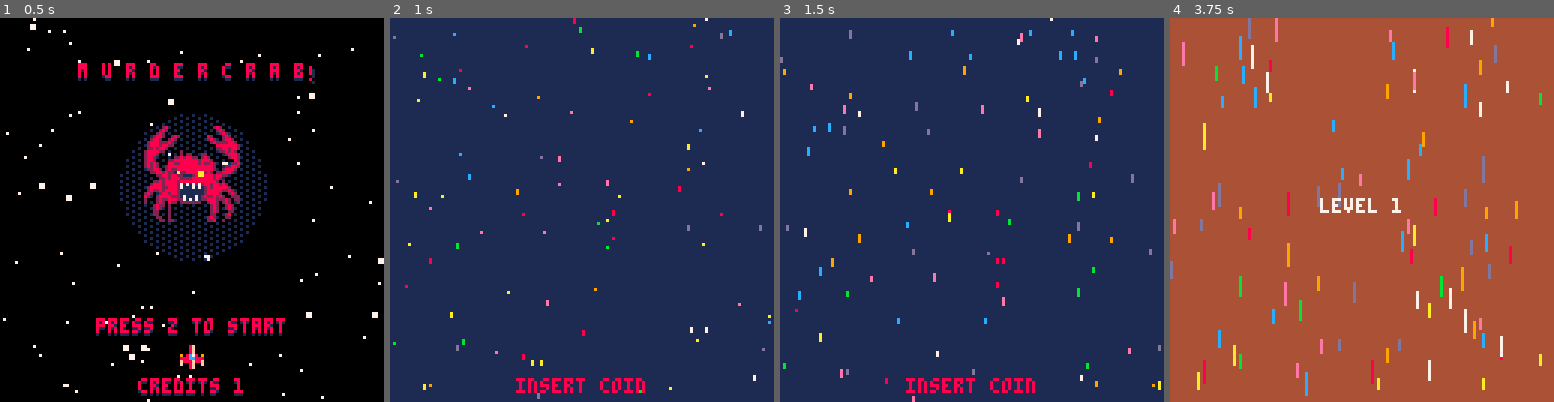
Above: before the commit, frames 1-4 (left to right).
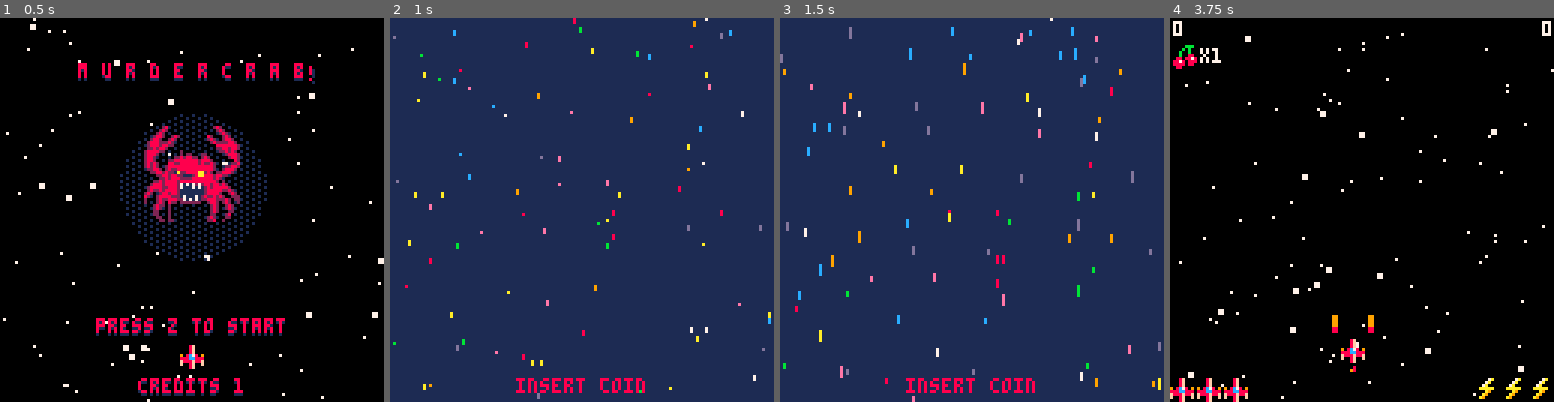
Above: after the commit, the same moments.

Repository: goblindriver/murdercrab
Game: PICO-8 cartridge pico8/murdercrab.p8
The game is run twice, just before and just after one commit, with the same random seed, the same clock (stepped at 60 frames per second) and the same inputs.
Inputs:
- Up to frame 1 (0.5 s): tap X (X key) at 0.33 s
- Up to frame 2 (1 s): tap O (Z key) at 0.7 s
- Up to frame 3 (1.5 s): tap X (X key) at 1.07 s
- Up to frame 4 (3.75 s): hold Right 1.6-2.1 s; tap O (Z key) every 0.4 s from 1.7 to 3.7 s; tap X (X key) at 1.85, 2.97 s; hold Up 2.15-2.42 s; hold Right 2.47-3.03 s; hold Left 3.08-3.58 s; hold Down from 3.63 s (still down)

Frame 1 is identical in both runs. In frame 2, 0.1% of the frame differs, in the area x 4-100%, y 0-95%; in frame 3, 0.3%; in frame 4, 100%, in the area x 0-100%, y 0-100%.

Commit message:
fix: continue, name entry, transitions and HUD cleanup (7806 -> 7836 tokens)
- Continue: wreck parked off-screen, spawns paused during the countdown;
  continuing clears bullets, respawns at the start spot, 2s i-frames
- Name entry right at game over when the credit's score qualifies, then
  back to the countdown; A-Z only, readable letters, 0.75s confirm grace,
  30s auto-confirm
- Victory screen auto-exits (records score) after ~20s
- Warp 6s -> 4s and stays dark (no fade to white)
- Final boss clears its bullets on death; title logo pulses pink, not
  navy; coin prompt hidden during live play

Co-Authored-By: Claude Opus 5.5 <noreply@anthropic.com>

Diff:
--- a/pico8/murdercrab.p8
+++ b/pico8/murdercrab.p8
@@ -13,7 +13,7 @@
 game_state, title_timer = "title", 0
 current_level, max_level = 1, 5
 credits = 0
-warp_time, warp_duration = 0, 360
+warp_time, warp_duration = 0, 240
 current_music = -1
 last_entered_initials = {"A", "C", "E"}
 
@@ -54,7 +54,7 @@
 
 function draw_logo(y)
   local pulse = sin(time() * 0.8)
-  local color = pulse > 0.7 and 1 or 8
+  local color = pulse > 0.7 and 14 or 8
   local bounce = pulse * 3
   shadow_text("m u r d e r c r a b", y, color)
   print("!", 103, y + 1 - bounce, 1)
@@ -245,7 +245,8 @@
 function draw_starfield()
   if warp_time > 0 then
     local ratio = 1 - warp_time / warp_duration
-    rectfill(0, 0, 127, 127, 1 + flr(ratio * 7))
+    -- darks only (navy to gray): no fade to white
+    rectfill(0, 0, 127, 127, 1 + flr(ratio * 5))
 
     for star in all(starfield) do
       local streak = ratio * 20 * star.speed
@@ -254,12 +255,6 @@
 
     if warp_time > warp_duration * 0.3 and warp_time < warp_duration * 0.7 then
       center_text("level " .. current_level, 60, 7)
-    end
-
-    if warp_time < warp_duration * 0.2 then
-      fillp(▒)
-      rectfill(0, 0, 127, 127, 7)
-      fillp()
     end
   else
     -- background colors per level
@@ -335,27 +330,31 @@
     current_initials = {}
     local def = get_initials()
     for i = 1, 3 do current_initials[i] = sub(def, i, i) end
-    current_index = 1
-  end
+    current_index, title_timer = 1, 0
+  end
+  title_timer += 1
+  -- letters cycle a-z only
   if btnp(2) then
     local cur = ord(current_initials[current_index])
-    cur = ((cur - 33 + 1 + 94) % 94) + 33
+    cur = ((cur - 65 + 1 + 26) % 26) + 65
     current_initials[current_index] = chr(cur)
   end
   if btnp(3) then
     local cur = ord(current_initials[current_index])
-    cur = ((cur - 33 - 1 + 94) % 94) + 33
+    cur = ((cur - 65 - 1 + 26) % 26) + 65
     current_initials[current_index] = chr(cur)
   end
   if btnp(0) then current_index = ((current_index - 2) % 3) + 1 end
   if btnp(1) then current_index = (current_index % 3) + 1 end
-  if btnp(4) or btnp(5) then
+  -- ignore confirm for 0.75s (fire-mashing from the death), auto-confirm at 30s
+  if title_timer > 45 and (btnp(4) or btnp(5)) or title_timer > 1800 then
     local str = current_initials[1] .. current_initials[2] .. current_initials[3]
     last_entered_initials = {current_initials[1], current_initials[2], current_initials[3]}
     for i = 1, 3 do dset(17 + i, ord(current_initials[i])) end
     if hs_pos < 4 then high_scores[hs_pos].initials = str save_high_scores() end
     current_initials = nil
-    game_state = "title"
+    -- back to the continue countdown if we came from a game over
+    game_state = game_over and "game" or "title"
     title_timer = 0
   end
 end
@@ -367,7 +366,7 @@
   if current_initials then
     local x = 56
     for i = 1, 3 do
-      print(current_initials[i], x + (i - 1) * 8, 60, i == current_index and 8 or 1)
+      print(current_initials[i], x + (i - 1) * 8, 60, i == current_index and 8 or 7)
     end
     if (time() * 10) % 2 < 1 then line(56 + (current_index - 1) * 8, 68, 60 + (current_index - 1) * 8, 68, 8) end
   end
@@ -1167,6 +1166,7 @@
   elseif enemy.type == "final_boss" then
     add_score(100)
     if boss_exists("final_boss") == 0 then
+      convert_enemy_bullets_to_explosions()
       phase = "level_complete"
       boss_defeat_grace = 180
       update_music("fade")
@@ -1361,8 +1361,8 @@
   update_bullets()
   update_enemy_bullets()
 
-  -- spawn logic
-  if phase == "normal" then
+  -- spawn logic (paused while the continue countdown runs)
+  if phase == "normal" and not game_over then
     spawn_timer += 1
     if spawn_timer >= max(40, spawn_delay * (1 - rank * 0.03)) then
       spawn_timer = 0
@@ -1420,21 +1420,21 @@
 
   -- game over handling
   if game_over then
+    -- park the wreck off-screen until a continue
+    player.y = 999
     game_over_timer -= 1
     if game_over_grace > 0 then game_over_grace -= 1 end
 
+    -- each credit is its own run: a qualifying score gets its initials
+    -- now, then the countdown resumes
     if game_over_timer == 599 then
       update_high_scores(sc(calc_bonus()), get_initials())
+      if hs_pos < 4 then current_initials = nil game_state = "enter_initials" end
     end
 
     if game_over_timer <= 0 then
-      if hs_pos < 4 then
-        current_initials = nil
-        game_state = "enter_initials"
-      else
-        game_state = "title"
-        title_timer = 0
-      end
+      game_state = "title"
+      title_timer = 0
       update_music("title")
       return
     end
@@ -1448,6 +1448,9 @@
       game_over_grace = 60
       player.lives = P_LIVES
       player.bombs = P_BMBS
+      -- fresh start: clear the screen, respawn at the start spot, 2s of i-frames
+      convert_enemy_bullets_to_explosions()
+      player.x, player.y, player.invincible_timer = 60, 100, 120
       score = 0
       score_hi = 0
       rank = 0
@@ -1681,8 +1684,9 @@
   elseif game_state == "game" then
     update_game()
   elseif game_state == "game_complete" then
+    -- keeps counting past 0 so an unattended cabinet exits after 20s
+    game_complete_grace -= 1
     if game_complete_grace > 0 then
-      game_complete_grace -= 1
     elseif btnp(4) then
       game_loop += 1
       credits_used = 0
@@ -1703,7 +1707,7 @@
       game_state = "game"
       sfx(19, 3)
       update_music("silent")
-    elseif btnp(5) then
+    elseif btnp(5) or game_complete_grace < -1200 then
       game_loop = 1
       warp_time = 0
       current_initials = nil
@@ -1727,10 +1731,13 @@
   elseif game_state == "game_complete" then
     draw_game_complete()
   end
-  if credits > 0 then
-    shadow_text("credits "..credits, 120, 8)
-  elseif time() * 2 % 1 < 0.5 then
-    shadow_text("insert coin", 120, 8)
+  -- coin prompt stays off the playfield during live play
+  if game_state != "game" or game_over then
+    if credits > 0 then
+      shadow_text("credits "..credits, 120, 8)
+    elseif time() * 2 % 1 < 0.5 then
+      shadow_text("insert coin", 120, 8)
+    end
   end
 end
 
